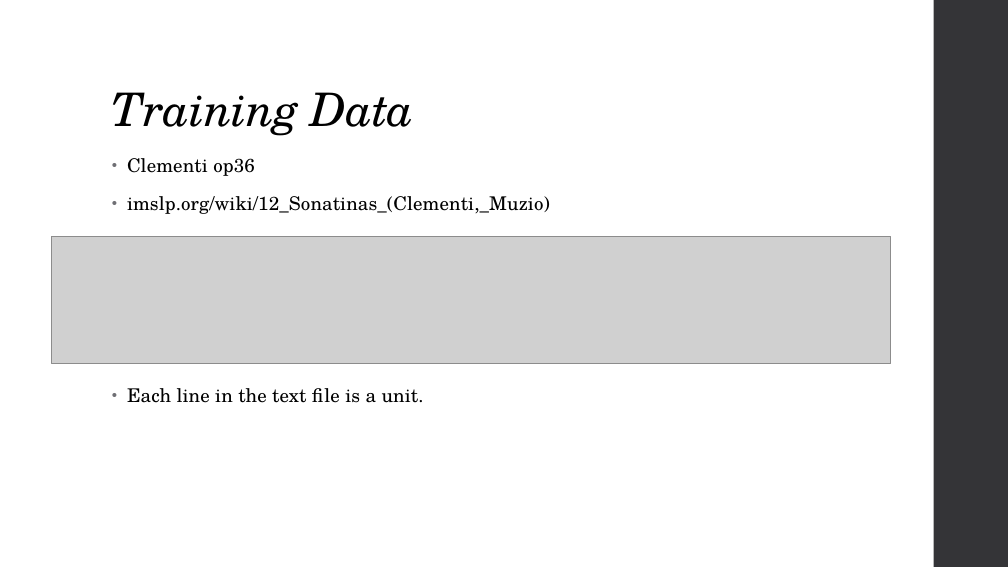
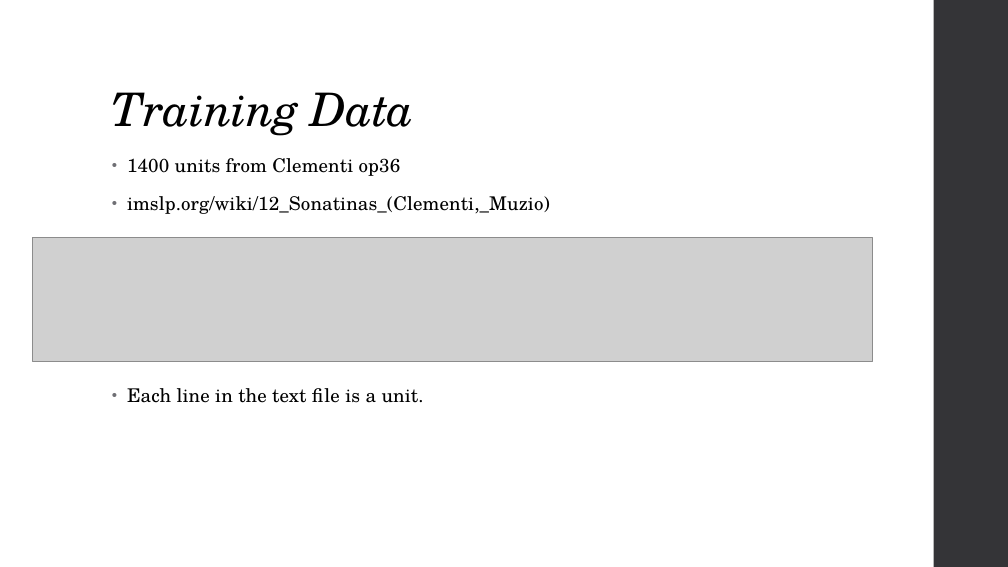
Before and after one commit to Rajon010/MD2016_Final, a slide deck: slide 4 of presentation.pptx. Drawn at 1008x567 pixels with LibreOffice and Linux fonts; fonts in the diff are those of the drawing; grey boxes stand for pictures. Boxes give left, top, right and bottom in pixels: in the first picture for what was removed or moved away, otherwise in the second. Text is boxed around its words. In the diff, an @@ line names an element or a change of style, - is before the commit and + after.

Commit message:
ppt framework picture

```diff
--- a/presentation.pptx
+++ b/presentation.pptx
@@ text at box(127, 158, 401, 176): text changed @@
-• Clementi op36
+• 1400 units from Clementi op36
@@ picture: place and size @@
-picture at box(51, 236, 892, 364)
+picture at box(33, 237, 873, 362)
```
Also in this commit, not shown: 2 other slides changed.
